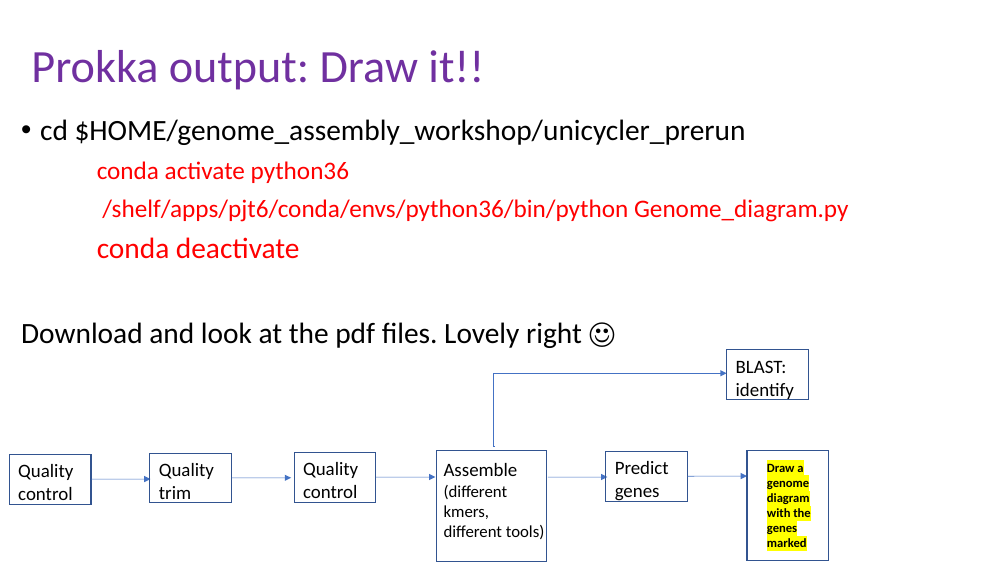
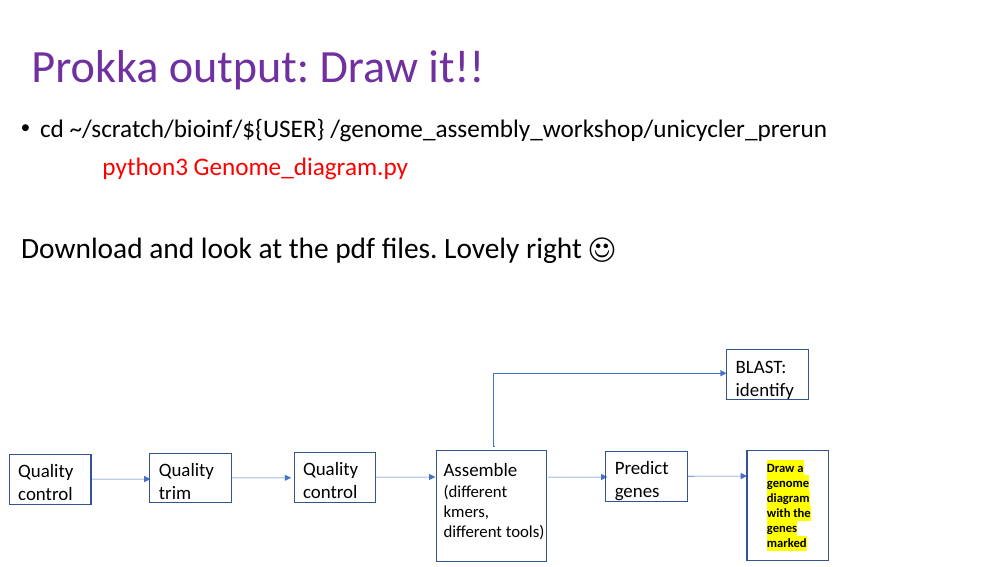
Before and after one commit to peterthorpe5/genome_assembly_workshop, a slide deck: slide 28 of powerpoint/6_assembly.pptx. Drawn at 1008x567 pixels with LibreOffice and Linux fonts; fonts in the diff are those of the drawing. Boxes give left, top, right and bottom in pixels: in the first picture for what was removed or moved away, otherwise in the second. Text is boxed around its words. In the diff, an @@ line names an element or a change of style, - is before the commit and + after.

```diff
--- a/powerpoint/6_assembly.pptx
+++ b/powerpoint/6_assembly.pptx
@@ text at [40, 118, 827, 180]: text changed; text colour #FF0000 to #000000 @@
-• cd $HOME/genome_assembly_workshop/unicycler_prerun
-conda activate python36
-/shelf/apps/pjt6/conda/envs/python36/bin/python Genome_diagram.py
-conda deactivate
+• cd ~/scratch/bioinf/${USER} /genome_assembly_workshop/unicycler_prerun
+python3 Genome_diagram.py
```
Also in this commit, not shown: 12 other slides changed, 23 other files.
